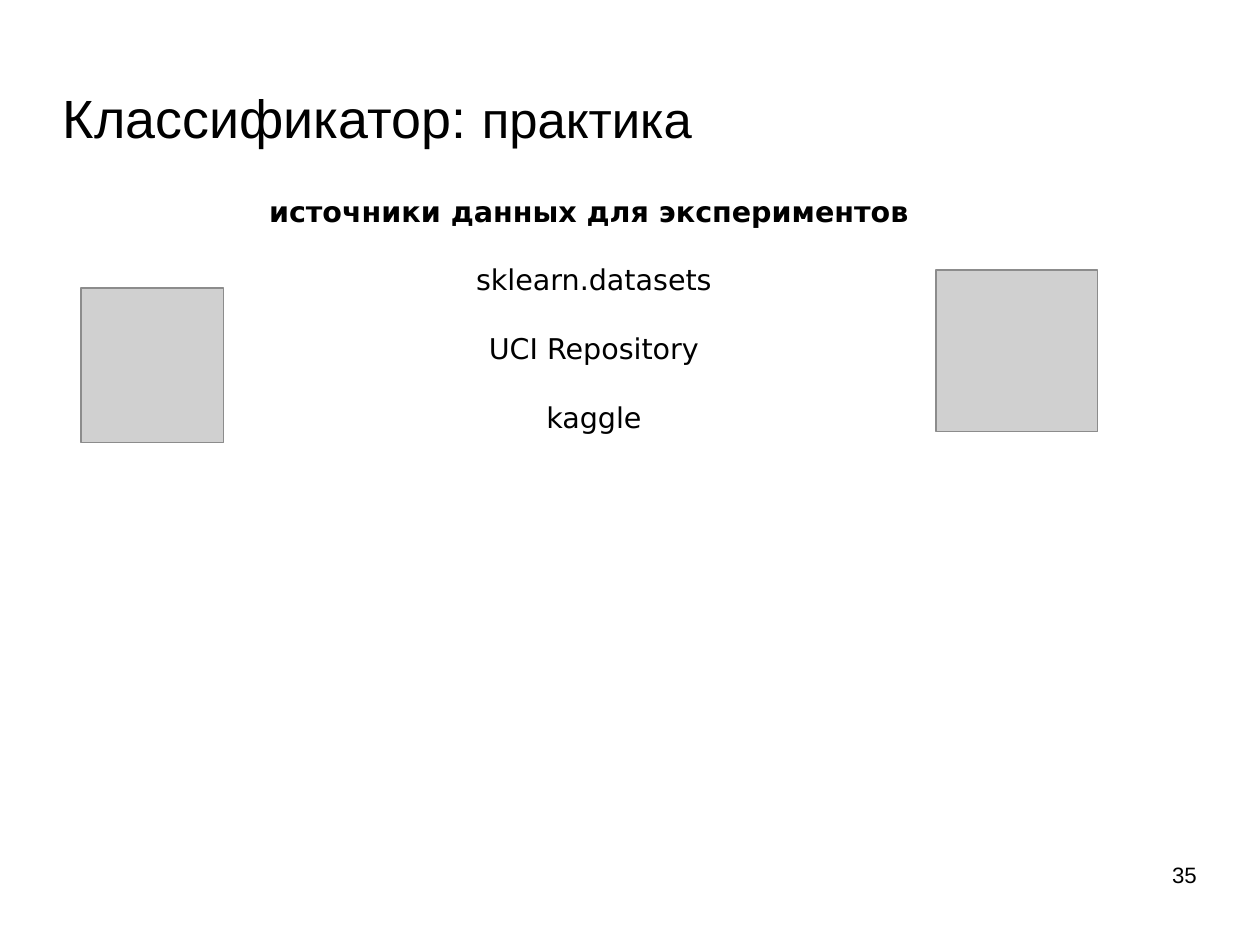
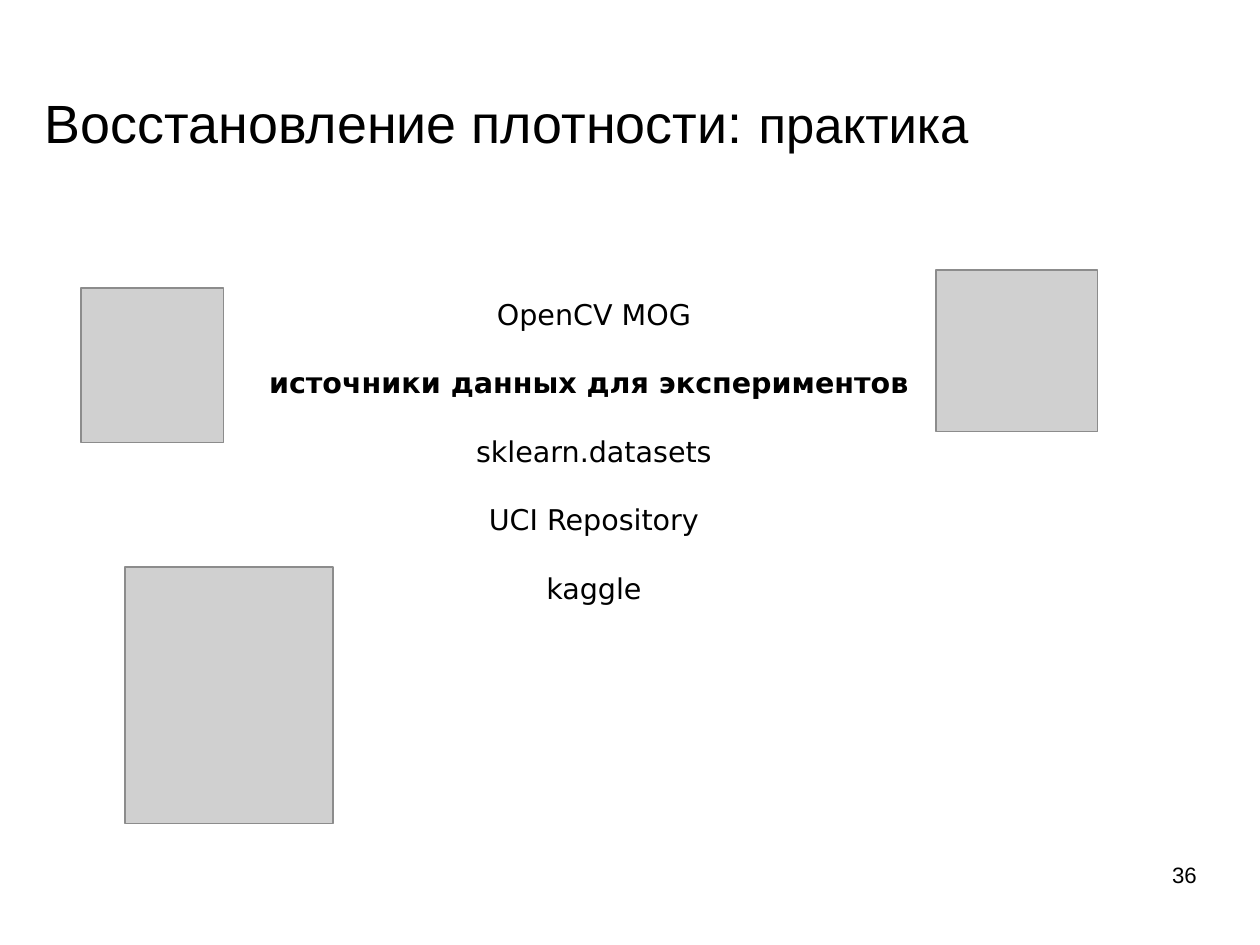
Before and after one commit to mechanoid5/ml_lectorium_legacy, a slide deck: slide 36 of 05-em.odp (slide 35 before the commit). Drawn at 1260x945 pixels with LibreOffice and Linux fonts; fonts in the diff are those of the drawing; grey boxes stand for pictures; background and template pictures are left out. Boxes give left, top, right and bottom in pixels: in the first picture for what was removed or moved away, otherwise in the second. Text is boxed around its words. In the diff, an @@ line names an element or a change of style, - is before the commit and + after.

```diff
--- a/05-em.odp
+++ b/05-em.odp
@@ title at (x1=45, y1=106, x2=969, y2=153): text changed @@
-Классификатор: практика
+Восстановление плотности: практика
@@ text at (x1=497, y1=303, x2=691, y2=331): paragraph added @@
+OpenCV MOG
@@ picture added at (x1=125, y1=567, x2=333, y2=823) @@
@@ page number at (x1=1172, y1=867, x2=1197, y2=884): text changed @@
-35
+36
```
Also in this commit, not shown: 2 other slides changed, 2 slides added, 1 slide removed, 3 other files.
